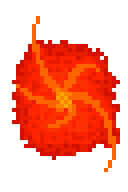
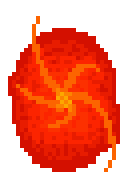
Layers edited between the first and the second w=128, h=192 image:
added group "Regular" with 7 layers over bbox(8, 28, 120, 172)
renamed "Layer #1" to "Layer #6", moved it into group "Regular" over bbox(16, 28, 116, 172)
removed layer "Layer #5" over bbox(12, 40, 120, 160)
removed layer "Layer #4" over bbox(16, 44, 120, 156)
added layer "Layer #8 Particles" in group "Regular" over bbox(16, 40, 120, 160)
added layer "Layer #8" in group "Regular" over bbox(8, 28, 120, 172)
added layer "Layer #9" in group "Regular" over bbox(12, 40, 120, 160)
renamed "Layer #3" to "Layer #10", moved it into group "Regular" over bbox(20, 48, 112, 144)
